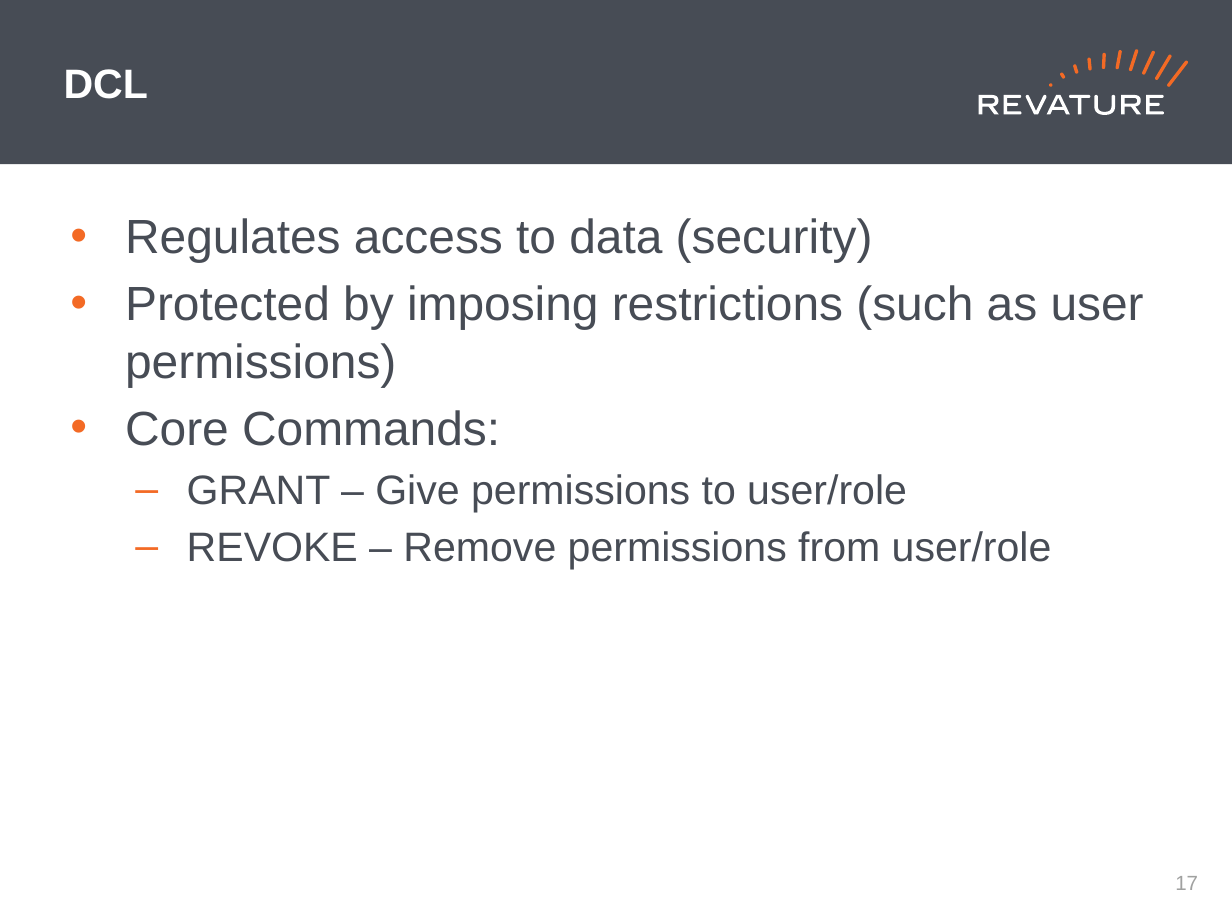
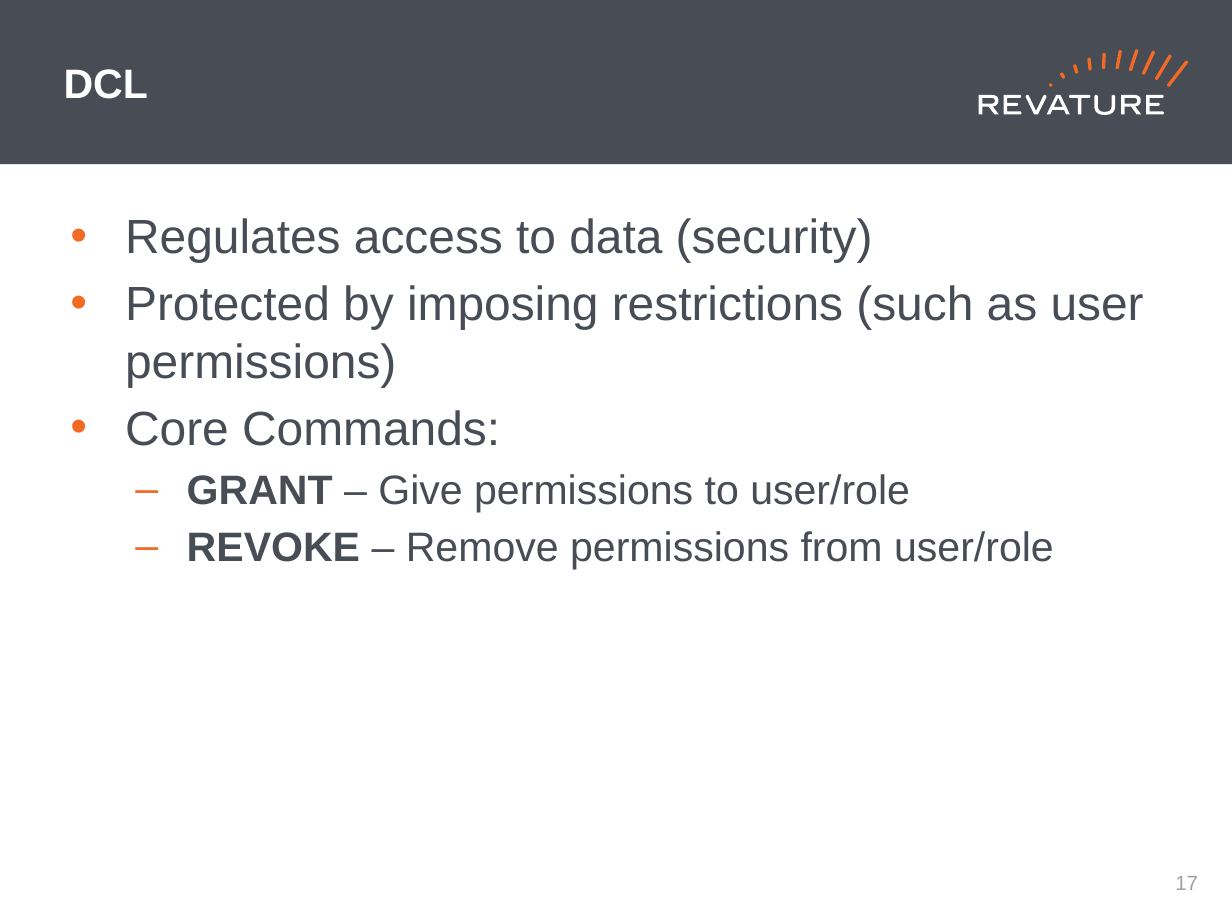
Before and after one commit to jhigherevature/ROCP-210208, a slide deck: slide 18 of powerpoints/Roc_Day7.pptx. Drawn at 1232x924 pixels with LibreOffice and Linux fonts; fonts in the diff are those of the drawing. Boxes give left, top, right and bottom in pixels: in the first picture for what was removed or moved away, otherwise in the second. Text is boxed around its words. In the diff, an @@ line names an element or a change of style, - is before the commit and + after.

```diff
--- a/powerpoints/Roc_Day7.pptx
+++ b/powerpoints/Roc_Day7.pptx
@@ text at bbox=[187, 474, 1054, 570]: bold on in "GRANT", "REVOKE" @@
```
Also in this commit, not shown: 2 other slides changed, 14 other files.
